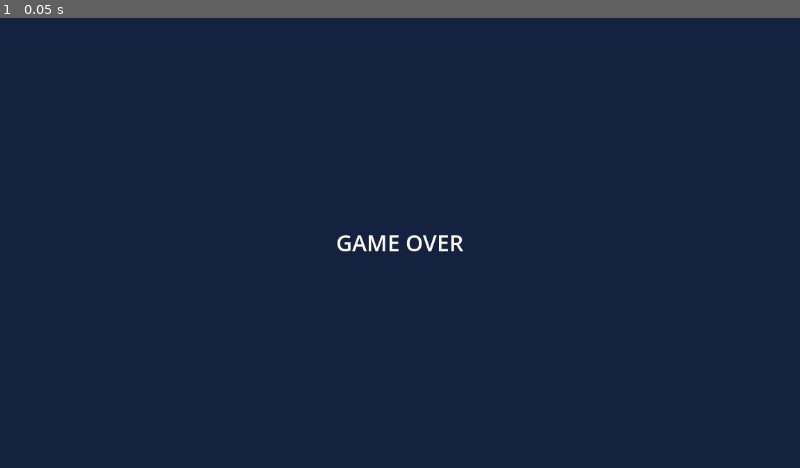
Above: before the commit, frame 1.
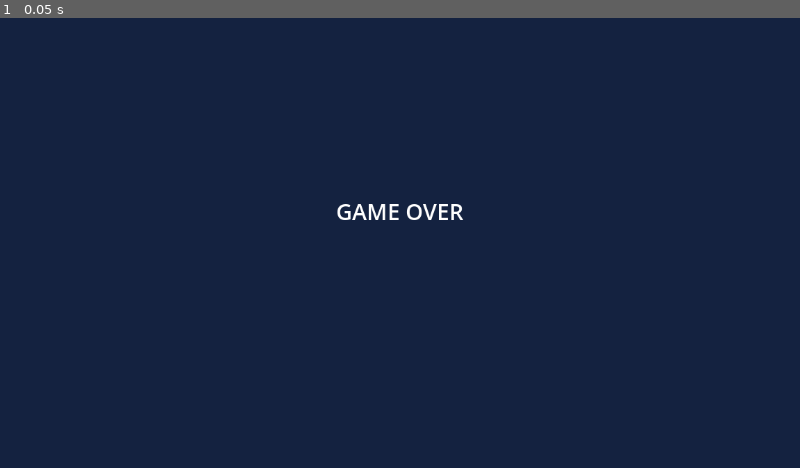
Above: after the commit, the same moment.

Repository: icysamon/LightYearsTraveler
Game: Godot game, scene res://scene/child/game_over.tscn
Same seed, same stepped clock (60 frames per second), same inputs: the game is played once before the commit and once after it. This scene is started directly instead of the project's main scene.
Inputs:
- Up to frame 1 (0.05 s): no input

The runs differ from the first frame. In frame 1, 0.6% of the frame differs, in the area x 42-58%, y 41-52%.

Commit message:
fix: player energy

Diff:
--- a/scene/child/game_over.tscn
+++ b/scene/child/game_over.tscn
@@ -24,10 +24,11 @@
 theme_override_constants/margin_left = 10
 theme_override_constants/margin_top = 10
 theme_override_constants/margin_right = 10
-theme_override_constants/margin_bottom = 10
+theme_override_constants/margin_bottom = 100
 
 [node name="Label" type="Label" parent="CanvasLayer/MarginContainer"]
 layout_mode = 2
+size_flags_horizontal = 4
 text = "GAME OVER"
 label_settings = SubResource("LabelSettings_vvhpq")
 horizontal_alignment = 1
--- a/scene/main/ui.tscn
+++ b/scene/main/ui.tscn
@@ -85,7 +85,7 @@
 sfx = NodePath("../../../../../../SFX")
 
 [node name="Timer" type="Timer" parent="."]
-wait_time = 5.0
+wait_time = 15.0
 autostart = true
 
 [node name="SFX" type="AudioStreamPlayer" parent="."]
--- a/scripts/planet.gd
+++ b/scripts/planet.gd
@@ -208,17 +208,21 @@
 			Type.SUPPER_EARTH:
 				match planet_season:
 					Season.SPRING:
-						player.stamina += 3
-						planet_energy -= 3
+						if player.stamina < 11:
+							player.stamina += 3
+							planet_energy -= 3
 					Season.SUMMER:
-						player.stamina += 2
-						planet_energy -= 2
+						if player.stamina < 11:
+							player.stamina += 2
+							planet_energy -= 2
 					Season.AUTUMN:
-						player.stamina += 1
-						planet_energy -= 1
+						if player.stamina < 11:
+							player.stamina += 1
+							planet_energy -= 1
 					Season.WINTER:
-						player.stamina += 1
-						planet_energy -= 2
+						if player.stamina < 11:
+							player.stamina += 1
+							planet_energy -= 2
 			Type.HELL:
 				player.stamina -= 1
 			Type.BARREN:
